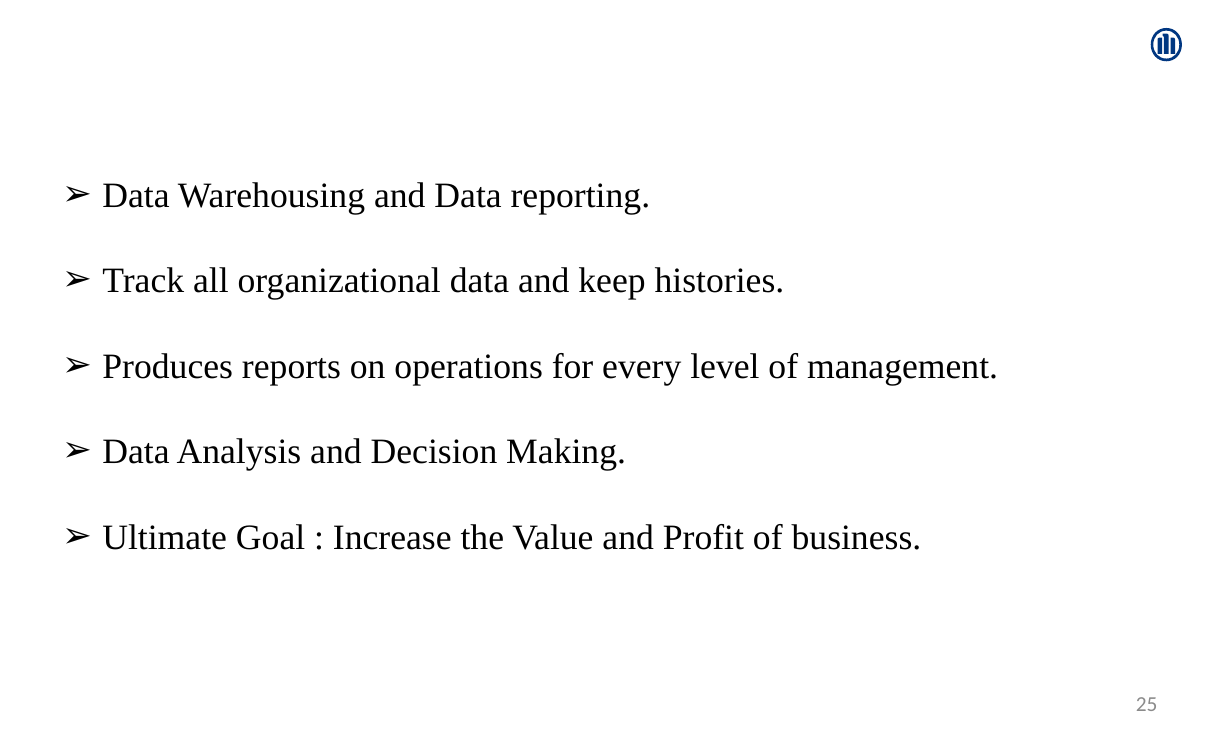
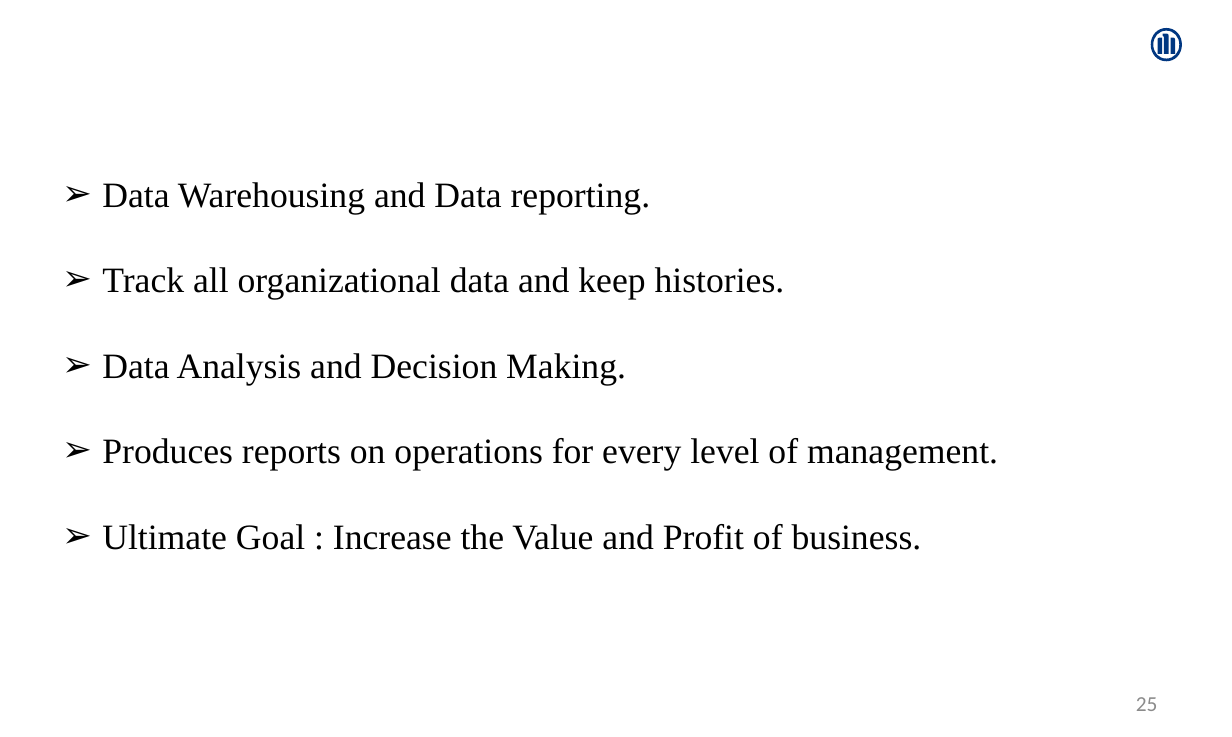
Before and after one commit to Amrutha-Mohan/UpdatedProjects, a slide deck: slide 25 of AmruthaMohan.pptx. Drawn at 1232x737 pixels with LibreOffice and Linux fonts; fonts in the diff are those of the drawing. Boxes give left, top, right and bottom in pixels: in the first picture for what was removed or moved away, otherwise in the second. Text is boxed around its words. In the diff, an @@ line names an element or a change of style, - is before the commit and + after.

```diff
--- a/AmruthaMohan.pptx
+++ b/AmruthaMohan.pptx
@@ text at (102, 353, 626, 385): paragraph added @@
+➢ Data Analysis and Decision Making.
@@ text at (102, 438, 626, 470): paragraph removed @@
-➢ Data Analysis and Decision Making.
```
Also in this commit, not shown: 3 other slides changed, 8 slides added, 1 slide removed.
